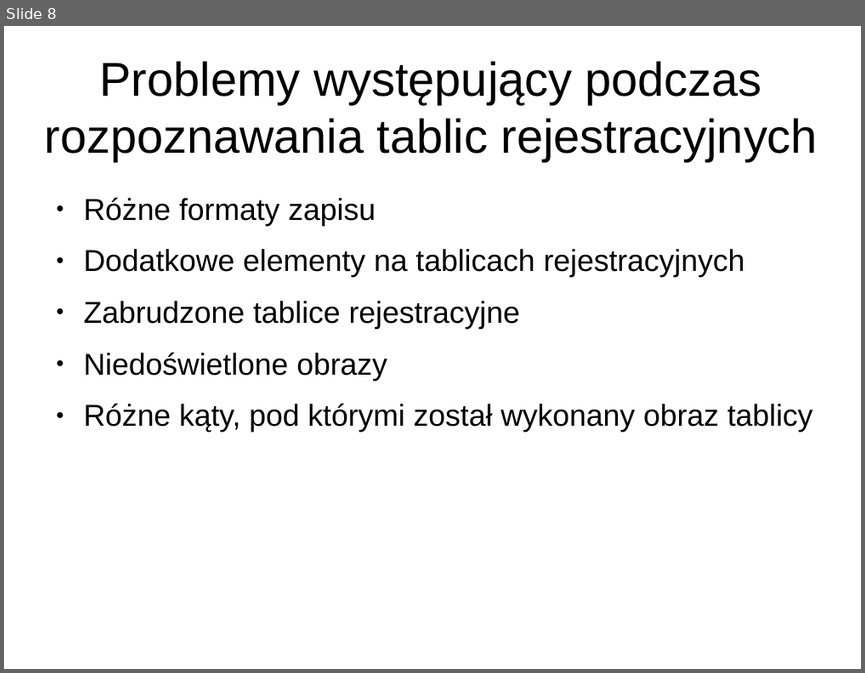
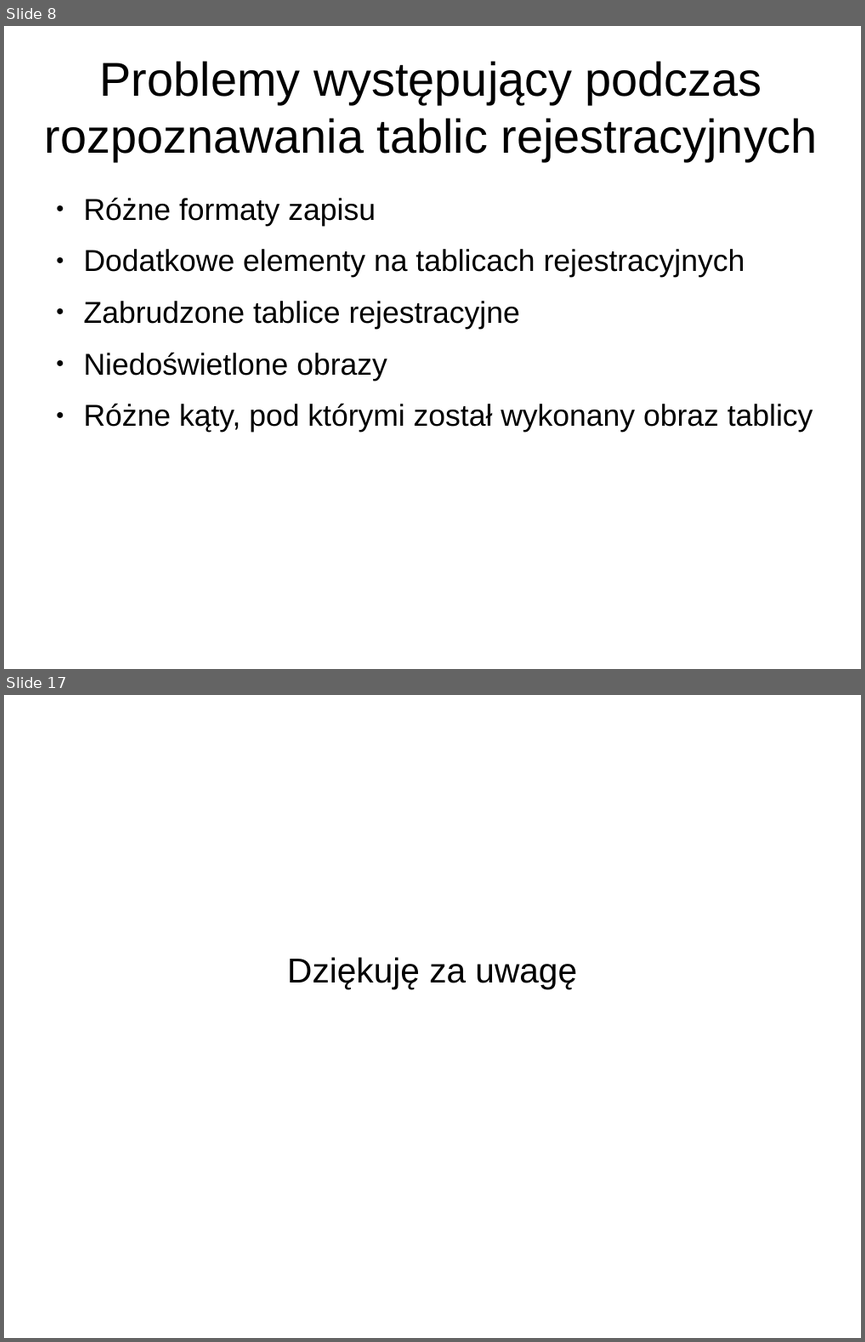
Before and after one commit to loganek/number-plate-recognition, a slide deck: doc/presentations/final-presentation.odp. Shown one above the other, each under a label of ours: slide 8 before the commit, slides 8 and 17 after it; the slides between them are not shown. The pictures are 865x673 and 865x1342 pixels, drawn with LibreOffice and Linux fonts; fonts in the diff are those of the drawing. Boxes give left, top, right and bottom in pixels: in the first picture for what was removed or moved away, otherwise in the second. Text is boxed around its words. In the diff, an @@ line names an element or a change of style, - is before the commit and + after.

```diff
--- a/doc/presentations/final-presentation.odp
+++ b/doc/presentations/final-presentation.odp
@@ slide 17 added at [4,695,861,1338], background #FFFFFF @@
@@ subtitle added at [287,957,577,989], 32 pt, text #000000 @@
+Dziękuję za uwagę
```
Also in this commit, not shown: 4 slides changed, 5 other slides added.
